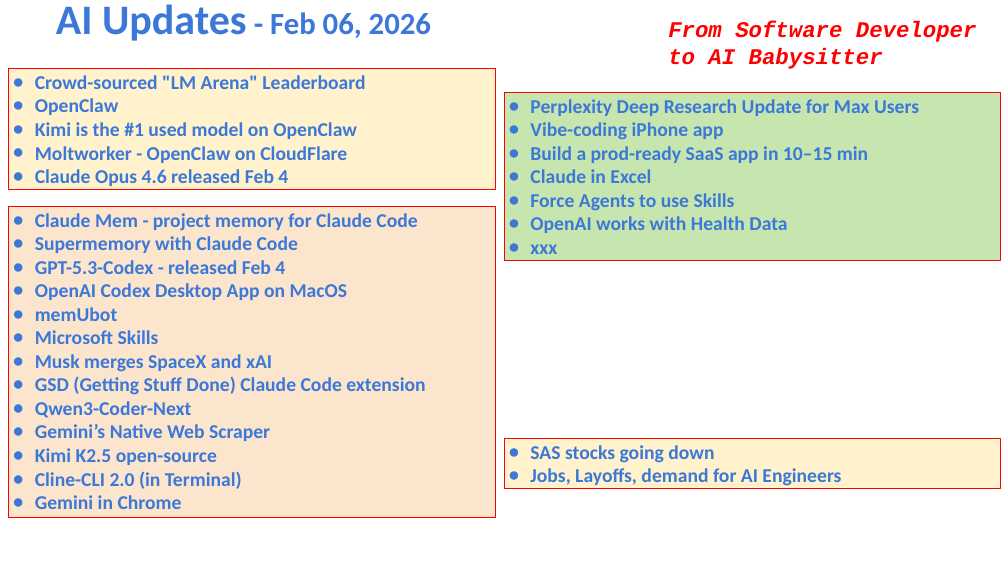
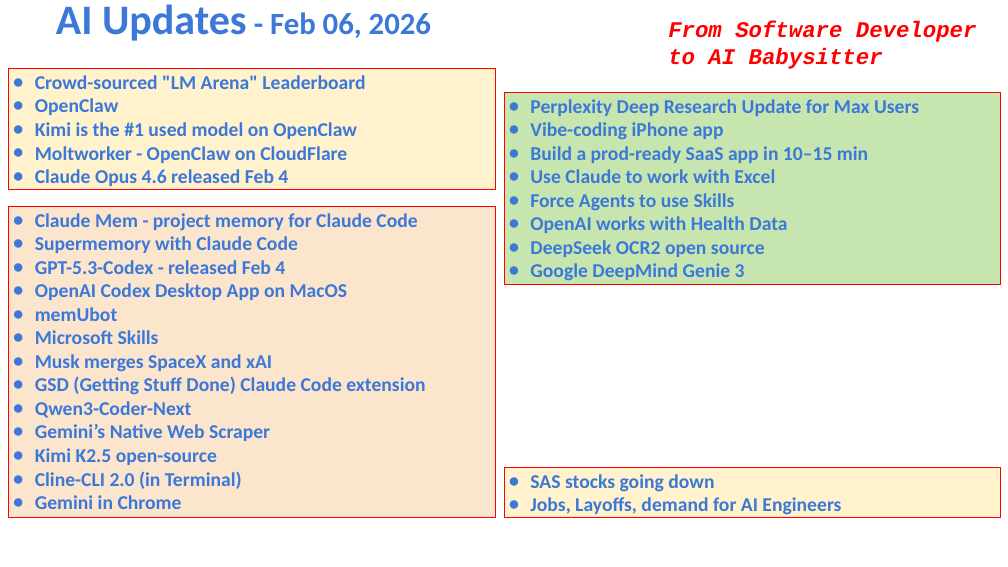
Before and after one commit to lselector/seminar, a slide deck: slide 1 of 2026/2026-02-06-AI-Updates.pptx. Drawn at 1008x567 pixels with LibreOffice and Linux fonts; fonts in the diff are those of the drawing. Boxes give left, top, right and bottom in pixels: in the first picture for what was removed or moved away, otherwise in the second. Text is boxed around its words. In the diff, an @@ line names an element or a change of style, - is before the commit and + after.

```diff
--- a/2026/2026-02-06-AI-Updates.pptx
+++ b/2026/2026-02-06-AI-Updates.pptx
@@ rectangle "Perplexity Deep Research Update for ...": place and size @@
-rectangle "Perplexity Deep Research Update for ..." at (504,93,1000,261)
+rectangle "Perplexity Deep Research Update for ..." at (504,93,1000,285)
@@ text in rectangle at (530,169,775,183): text changed @@
-● Claude in Excel
+● Use Claude to work with Excel
@@ text in rectangle at (530,240,765,281): text changed @@
-● xxx
+● DeepSeek OCR2 open source
+● Google DeepMind Genie 3
@@ rectangle "SAS stocks going down": place and size @@
-rectangle "SAS stocks going down" at (504,438,1000,488)
+rectangle "SAS stocks going down" at (504,468,1000,517)
```
Also in this commit, not shown: 3 other slides changed, 2 slides added.
